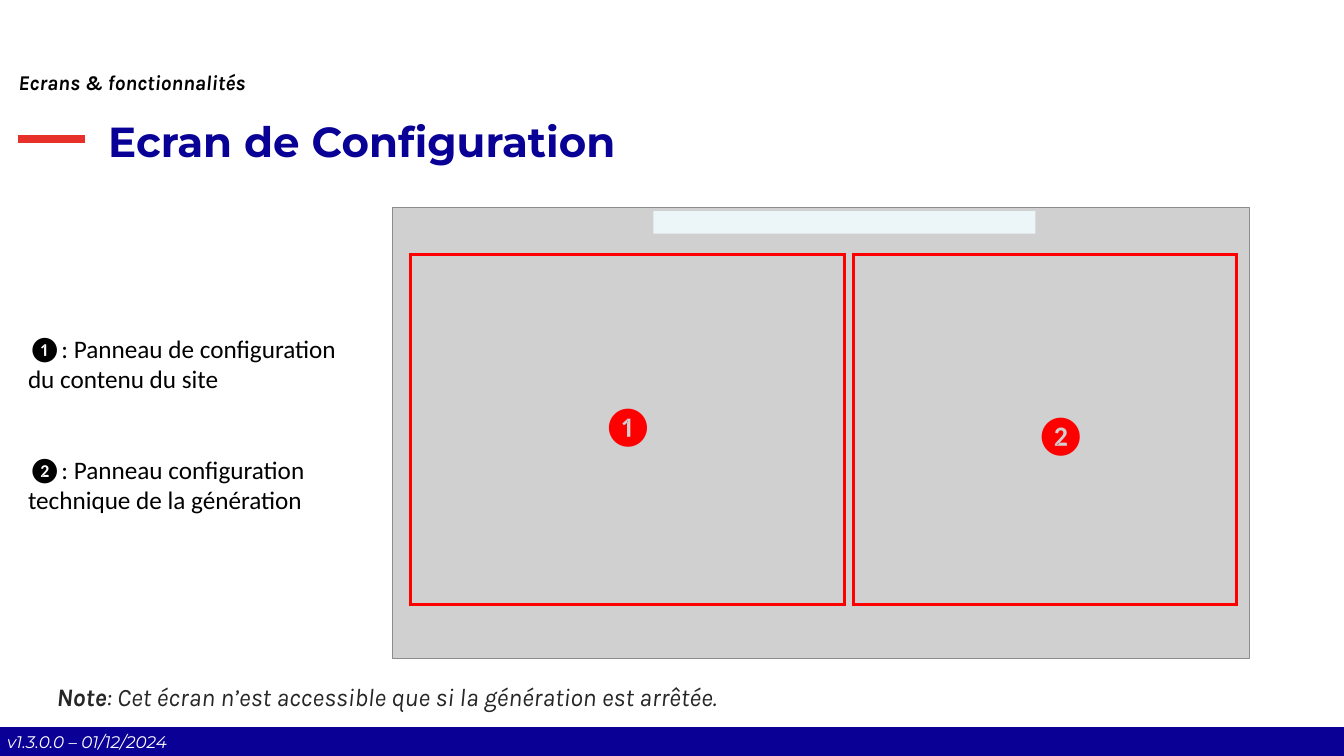
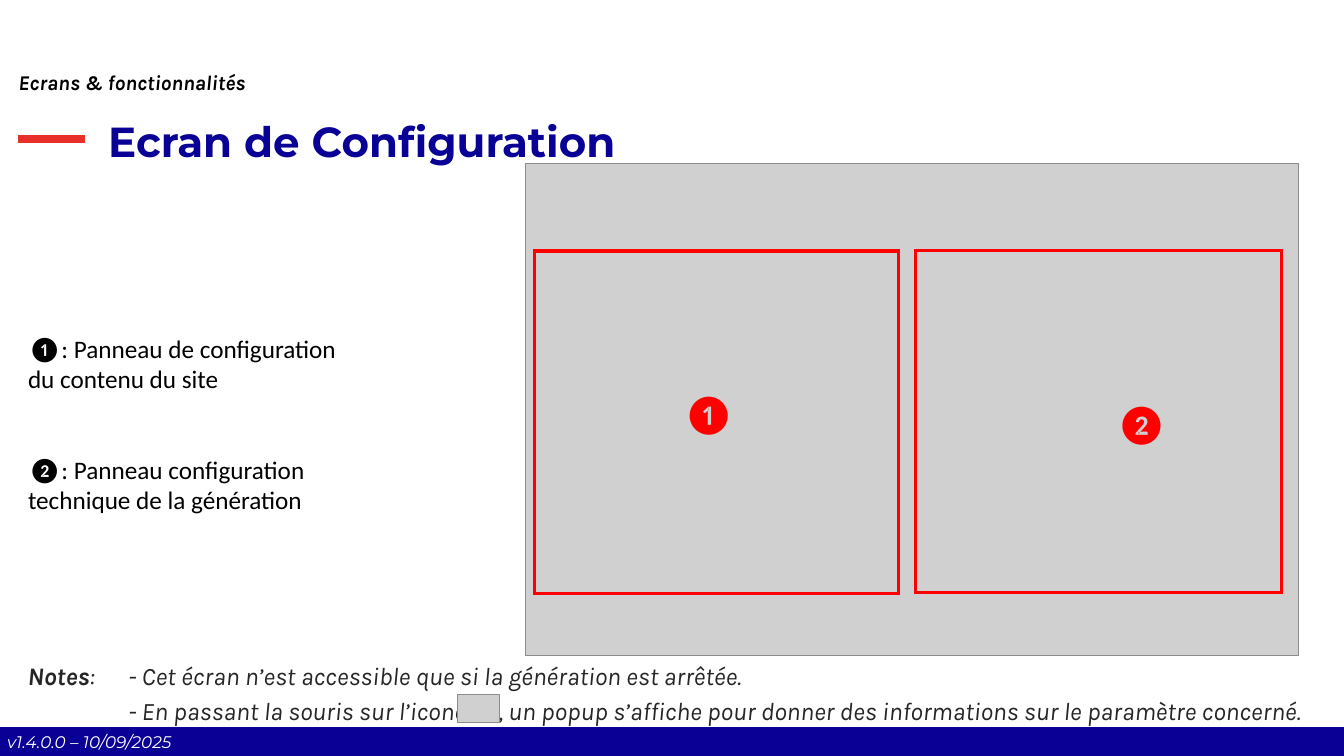
Before and after one commit to Comite-Rhone-Judo/PublicationSuiviCompetition, a slide deck: slide 16 of AppPublication/Documentation/PublicationSuiviCompetition - Manuel d'utilisation.pptx. Drawn at 1344x756 pixels with LibreOffice and Linux fonts; fonts in the diff are those of the drawing; grey boxes stand for pictures; background and template pictures are left out. Boxes give left, top, right and bottom in pixels: in the first picture for what was removed or moved away, otherwise in the second. Text is boxed around its words. In the diff, an @@ line names an element or a change of style, - is before the commit and + after.

Commit message:
Mise à jour du manuel utilisateur pour la version 1.4.0.0

```diff
--- a/AppPublication/Documentation/PublicationSuiviCompetition - Manuel d'utilisation.pptx
+++ b/AppPublication/Documentation/PublicationSuiviCompetition - Manuel d'utilisation.pptx
@@ picture: place and size @@
-picture at [392,208,1249,658]
+picture at [525,164,1299,656]
@@ rectangle removed at [653,212,1035,234] @@
@@ rectangle: place and size @@
-rectangle at [411,254,845,605]
+rectangle at [534,251,898,594]
@@ rectangle: place and size @@
-rectangle at [854,254,1237,605]
+rectangle at [917,251,1282,594]
@@ text "❶": place and size @@
-text "❶" at [602,409,654,447]
+text "❶" at [683,397,735,435]
@@ text "❷": place and size @@
-text "❷" at [1035,417,1087,456]
+text "❷" at [1116,406,1168,445]
@@ text at [28,666,1301,726]: text changed @@
-Note: Cet écran n’est accessible que si la génération est arrêtée.
+Notes: - Cet écran n’est accessible que si la génération est arrêtée.
+- En passant la souris sur l’icone , un popup s’affiche pour donner des informations sur le paramètre concerné.
@@ picture added at [458,695,500,722] @@
@@ text at [7,734,171,750]: text changed @@
-v1.3.0.0 – 01/12/2024
+v1.4.0.0 – 10/09/2025
```
Also in this commit, not shown: 33 other slides changed, 2 slides added, 4 other files.
